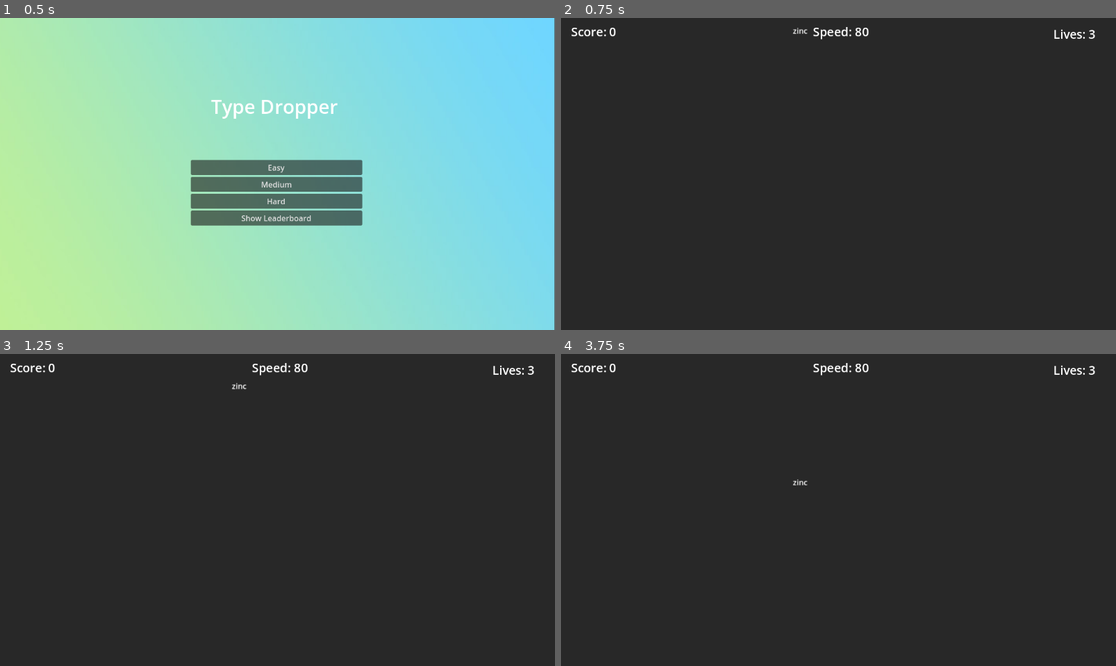
Above: before the commit, frames 1-4 (two rows, left to right).
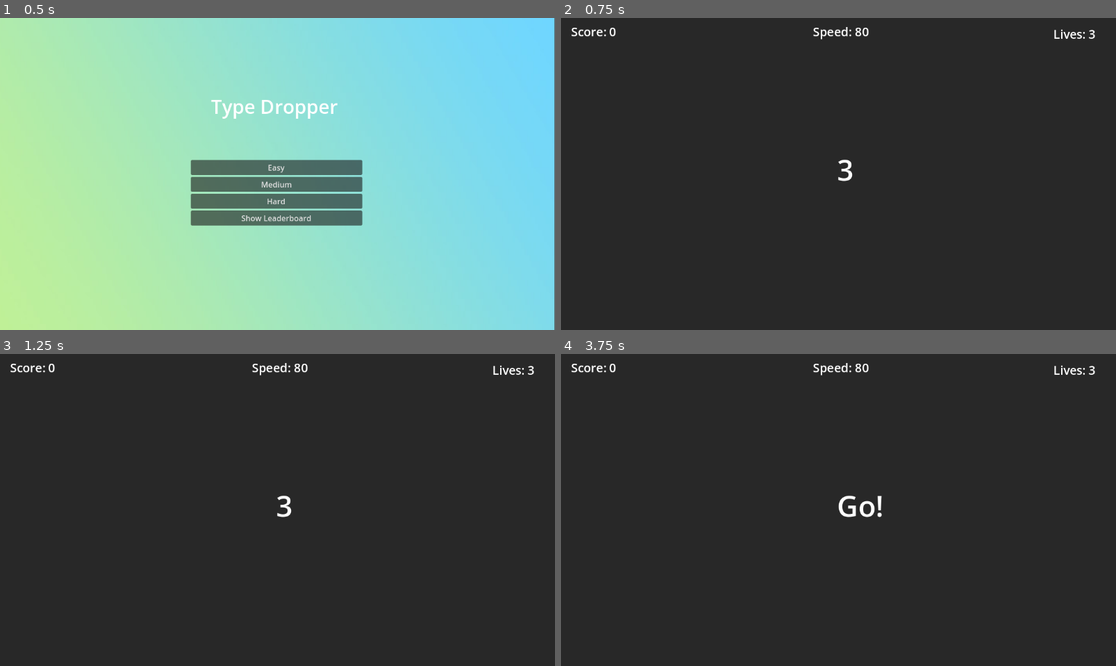
Above: after the commit, the same moments.

Repository: Sneakyweasel90/TypeDropper_Godot
Game: Godot game, scene res://scenes/MainMenu.tscn
Two runs of this game, one before a commit and one after it. Both use one fixed random seed, a clock stepped at 60 frames per second and the inputs below.
Inputs:
- Up to frame 1 (0.5 s): no input
- Up to frame 2 (0.75 s): click "Medium" at 0.5 s
- Up to frame 3 (1.25 s): no input
- Up to frame 4 (3.75 s): tap Enter at 1.25 s; tap Backspace every 0.75 s from 1.35 to 3.6 s

Frame 1 is identical in both runs. In frame 2, 0.1% of the frame differs, in the area x 41-53%, y 3-53%; in frame 3, 0.1%; in frame 4, 0.3%, in the area x 41-58%, y 40-53%.

Commit message:
added countdown scene

Diff:
--- /dev/null
+++ b/type-dropper/scenes/Countdown.tscn
@@ -0,0 +1,18 @@
+[gd_scene load_steps=2 format=3 uid="uid://d31j1y5h5acw7"]
+
+[ext_resource type="Script" uid="uid://5vto8m0h8vnj" path="res://scripts/Countdown.gd" id="1_srufn"]
+
+[node name="Countdown" type="CanvasLayer"]
+script = ExtResource("1_srufn")
+
+[node name="Label" type="Label" parent="."]
+offset_left = 573.0
+offset_top = 273.0
+offset_right = 613.0
+offset_bottom = 356.0
+theme_override_colors/font_color = Color(1, 1, 1, 1)
+theme_override_font_sizes/font_size = 60
+
+[node name="Timer" type="Timer" parent="."]
+
+[connection signal="timeout" from="Timer" to="." method="_on_timer_timeout"]
--- a/type-dropper/scenes/TypeDropper.tscn
+++ b/type-dropper/scenes/TypeDropper.tscn
@@ -1,14 +1,16 @@
-[gd_scene load_steps=5 format=3 uid="uid://b8hgxnll1bhc8"]
+[gd_scene load_steps=6 format=3 uid="uid://b8hgxnll1bhc8"]
 
 [ext_resource type="Script" uid="uid://clss02w4br0bq" path="res://scripts/Typedropper.gd" id="1_x1y4k"]
 [ext_resource type="PackedScene" uid="uid://b66qrlaaoco3e" path="res://scenes/FallingWord.tscn" id="2_bmg6r"]
 [ext_resource type="PackedScene" uid="uid://c74jkyyo01yaa" path="res://scenes/PauseMenu.tscn" id="3_uavyo"]
 [ext_resource type="AudioStream" uid="uid://d344c2pxb7ks6" path="res://assets/Music/Anime Beat Loop.ogg" id="4_bmg6r"]
+[ext_resource type="PackedScene" uid="uid://d31j1y5h5acw7" path="res://scenes/Countdown.tscn" id="4_uavyo"]
 
 [node name="TypeDropper" type="Node2D"]
 script = ExtResource("1_x1y4k")
 word_scene = ExtResource("2_bmg6r")
 pause_menu_scene = ExtResource("3_uavyo")
+countdown_scene = ExtResource("4_uavyo")
 
 [node name="ColorRect" type="ColorRect" parent="."]
 offset_right = 1154.0
--- /dev/null
+++ b/type-dropper/scripts/Countdown.gd
@@ -0,0 +1,21 @@
+extends CanvasLayer
+signal countdown_finished
+
+@export var start_value: int = 3
+var current_value: int
+
+func _ready():
+	current_value = start_value
+	$Label.text = str(current_value)
+	$Timer.start()
+
+func _on_timer_timeout():
+	current_value -= 1
+	if current_value > 0:
+		$Label.text = str(current_value)
+	else:
+		$Timer.stop()
+		$Label.text = "Go!"
+		await get_tree().create_timer(1).timeout
+		emit_signal("countdown_finished")
+		queue_free()
--- a/type-dropper/scripts/FallingWord.gd
+++ b/type-dropper/scripts/FallingWord.gd
@@ -1,9 +1,7 @@
 extends Node2D
-
 @export var speed: float
 var word: String = ""
 var typed_length: int = 0
-var wrong_index: int = -1
 
 @onready var label: RichTextLabel = $FallingWordsRichLabel
 
@@ -14,49 +12,36 @@
 
 func _process(delta):
 	position.y += speed * delta
-	var parent_node = get_parent()
-
 	if position.y > 648:
-		if parent_node.has_method("decrease_life"):
-			parent_node.decrease_life()
+		if get_parent().has_method("decrease_life"):
+			get_parent().decrease_life()
 		queue_free()
-
-		if parent_node.current_word == self:
-			parent_node.current_word = null
-			parent_node.current_input = ""
-
-			if parent_node.has_node("InputLabel"):
-				parent_node.get_node("InputLabel").text = ""
-
-			parent_node.spawn_word()
+		if get_parent().current_word == self:
+			get_parent().current_word = null
+			get_parent().current_input = ""
+			if get_parent().has_node("InputLabel"):
+				get_parent().get_node("InputLabel").text = ""
+			get_parent().spawn_word()
 
 func check_word(input_text: String) -> bool:
 	typed_length = 0
-
 	for i in range(min(input_text.length(), word.length())):
 		if input_text[i].to_lower() == word[i].to_lower():
 			typed_length += 1
-
 	update_label_color()
-
 	if typed_length == word.length() and input_text.length() >= word.length():
 		queue_free()
 		return true
-
 	return false
 
 func update_label_color():
 	var bbcode := ""
-
 	for i in range(word.length()):
 		var letter = word[i]
 		var color = "white"
-
 		if i < typed_length:
 			color = "green"
 		elif i < get_parent().current_input.length():
 			color = "red"
-
 		bbcode += "[color=%s]%s[/color]" % [color, letter]
-
 	label.bbcode_text = bbcode
--- a/type-dropper/scripts/MainMenu.gd
+++ b/type-dropper/scripts/MainMenu.gd
@@ -1,27 +1,16 @@
 extends Control
 
 @export var game_scene: PackedScene
-@export var leaderboard_scene: PackedScene
 
 func _ready():
 	$VBoxContainer/EasyBtn.pressed.connect(start_game.bind("easy"))
 	$VBoxContainer/MediumBtn.pressed.connect(start_game.bind("medium"))
 	$VBoxContainer/HardBtn.pressed.connect(start_game.bind("hard"))
 
-	$VBoxContainer/LeaderboardBtn.pressed.connect(show_leaderboard)
-
-func start_game(difficulty: String) -> void:
+func start_game(difficulty: String):
 	var scene = game_scene.instantiate()
 	get_tree().root.add_child(scene)
 	scene.setup(difficulty)
 	if get_tree().current_scene:
 		get_tree().current_scene.queue_free()
 	get_tree().current_scene = scene
-
-func show_leaderboard() -> void:
-	if leaderboard_scene:
-		var scene = leaderboard_scene.instantiate()
-		get_tree().root.add_child(scene)
-		if get_tree().current_scene:
-			get_tree().current_scene.queue_free()
-		get_tree().current_scene = scene
--- a/type-dropper/scripts/Typedropper.gd
+++ b/type-dropper/scripts/Typedropper.gd
@@ -3,139 +3,111 @@
 @export var word_scene: PackedScene
 @export var difficulty: String = "easy"
 @export var pause_menu_scene: PackedScene
+@export var countdown_scene: PackedScene
 
 var score: int = 0
 var lives: int = 3
 var words: Array = []
 var current_input: String = ""
 var word_speed = 80
-var current_word: Node = null # Need to track the active word with this
-var game_running: bool = true
+var current_word: Node = null
+var game_running: bool = false
 var pause_menu: Node = null
+var countdown: Node = null
 
 func _ready():
+	# Hide labels initially
 	if $GameOverLabel:
 		$GameOverLabel.visible = false
 	if $InputLabel:
 		$InputLabel.text = ""
 
+	# Pause menu
 	if pause_menu_scene:
 		pause_menu = pause_menu_scene.instantiate()
 		add_child(pause_menu)
 		pause_menu.visible = false
 
-	var path = "res://words/%s.txt" % difficulty
-	load_words(path)
-	spawn_word()
+	# Load words
+	load_words("res://words/%s.txt" % difficulty)
 
+	# Countdown
+	if countdown_scene:
+		print("Starting countdown scene")
+		countdown = countdown_scene.instantiate()
+		add_child(countdown)
+		countdown.countdown_finished.connect(_on_countdown_finished)
+	else:
+		print("No countdown scene assigned")
 func setup(difficulty_choice: String):
 	difficulty = difficulty_choice
 	var path = "res://words/%s.txt" % difficulty
 	load_words(path)
+
+func _on_countdown_finished():
+	print("Countdown finished signal received")
+	game_running = true
 	$SpawnTimer.start()
+	spawn_word()
+
+func _input(event):
+	# Escape always works
+	if event is InputEventKey and event.is_pressed():
+		if event.keycode == Key.KEY_ESCAPE and pause_menu:
+			pause_menu.visible = not pause_menu.visible
+			get_tree().paused = pause_menu.visible
+			return
+
+		if not game_running:
+			return
+
+		# Backspace
+		if event.keycode == Key.KEY_BACKSPACE and current_input.length() > 0:
+			current_input = current_input.substr(0, current_input.length() - 1)
+			$InputLabel.text = current_input
+		# Typing
+		elif event.unicode != 0:
+			current_input += char(event.unicode).to_lower()
+			$InputLabel.text = current_input
+
+		# Check word
+		if current_word and current_word.has_method("check_word") and current_word.check_word(current_input):
+			score += 100
+			word_speed += 2
+			current_input = ""
+			$InputLabel.text = ""
+			current_word = null
+			spawn_word()
+
+func _process(_delta):
+	$ScoreLabel.text = "Score: %d" % score
+	$LivesLabel.text = "Lives: %d" % lives
+	$SpeedLabel.text = "Speed: %d" % word_speed
+
+	if lives <= 0 and game_running:
+		game_over()
+
+func spawn_word():
+	if not game_running or words.is_empty() or not word_scene:
+		return
+	var word_instance = word_scene.instantiate()
+	word_instance.word = words[randi() % words.size()]
+	word_instance.speed = word_speed
+	word_instance.position = Vector2(randf_range(50, 1100), 0)
+	add_child(word_instance)
+	current_word = word_instance
 
 func load_words(path: String):
 	var file = FileAccess.open(path, FileAccess.READ)
 	if not file:
 		print("Failed to open file:", path)
 		return
-
-	var content = file.get_as_text()
-	file.close()
-	words.clear()
-
-	var split_words = content.split(",", false)
-	for w in split_words:
+	words = []
+	for w in file.get_as_text().split(",", false):
 		var cleaned = w.strip_edges().replace('"', '')
 		if cleaned != "":
 			words.append(cleaned)
-
-	#print("Loaded words:", words)
-
-func _input(event):
-	if not current_word:
-		return
-
-	if event is InputEventKey and event.is_pressed():
-		if event.keycode == Key.KEY_BACKSPACE:
-			if current_input.length() > 0:
-				current_input = current_input.substr(0, current_input.length() - 1)
-				if $InputLabel:
-					$InputLabel.text = current_input
-		if event.keycode == Key.KEY_ESCAPE:
-			if pause_menu:
-				if not pause_menu.visible:
-					pause_menu.visible = true
-					get_tree().paused = true
-				else:
-					pause_menu.visible = false
-					get_tree().visible = false
-			return
-
-		elif event.unicode != 0:
-			var typed_char = char(event.unicode).to_lower()
-			current_input += typed_char
-			if $InputLabel:
-				$InputLabel.text = current_input
-
-		if current_word.has_method("check_word") and current_word.check_word(current_input):
-			if game_running:
-				score += 100
-				word_speed += 2
-				current_input = ""
-				if $InputLabel:
-					$InputLabel.text = ""
-				current_word = null
-				spawn_word()
-
-func _process(_delta):
-	if $ScoreLabel:
-		$ScoreLabel.text = "Score: %d" % score
-	if $LivesLabel:
-		$LivesLabel.text = "Lives: %d" % lives
-	if $SpeedLabel:
-		$SpeedLabel.text = "Speed: %d" % word_speed
-
-	if lives <= 0:
-		game_over()
-
-func spawn_word():
-	if not game_running:
-		return
-	if not word_scene or words.is_empty():
-		return
-	var word_instance = word_scene.instantiate()
-	var word_text = words[randi() % words.size()]
-	word_instance.word = word_text
-	word_instance.speed = word_speed
-	var x = randf_range(50, 1100)
-	word_instance.position = Vector2(x, 0)
-	add_child(word_instance)
-	current_word = word_instance
-
-func game_over():
-	game_running = false
-	$SpawnTimer.stop()
-	set_process(false)
-	set_process_input(false)
-
-	#Clear the words when lose
-	for child in get_children():
-		if child is Node2D and child.has_method("check_word"):
-			child.queue_free()
-
-	#Loading GameOver scene
-	var game_over_scene = load("res://scenes/GameOver.tscn").instantiate()
-	game_over_scene.final_score = score
-	#game_over_scene.top_score = get_top_score() #Used later to grab top score API
-
-	get_tree().root.add_child(game_over_scene)
-
-	#Need to free current game scene
-	if get_tree().current_scene:
-		get_tree().current_scene.queue_free()
-	get_tree().current_scene = game_over_scene
-
+	file.close()
 
 func decrease_life():
 	lives -= 1
@@ -147,3 +119,24 @@
 	if get_tree().current_scene:
 		get_tree().current_scene.queue_free()
 	get_tree().current_scene = main_menu
+
+func game_over():
+	game_running = false
+	$SpawnTimer.stop()
+	set_process(false)
+	set_process_input(false)
+
+	# Clear remaining words
+	for child in get_children():
+		if child is Node2D and child.has_method("check_word"):
+			child.queue_free()
+
+	# Load GameOver scene
+	var game_over_scene = load("res://scenes/GameOver.tscn").instantiate()
+	game_over_scene.final_score = score
+	get_tree().root.add_child(game_over_scene)
+
+	# Free current game scene
+	if get_tree().current_scene:
+		get_tree().current_scene.queue_free()
+	get_tree().current_scene = game_over_scene
Not shown, added: type-dropper/scripts/Countdown.gd.uid
